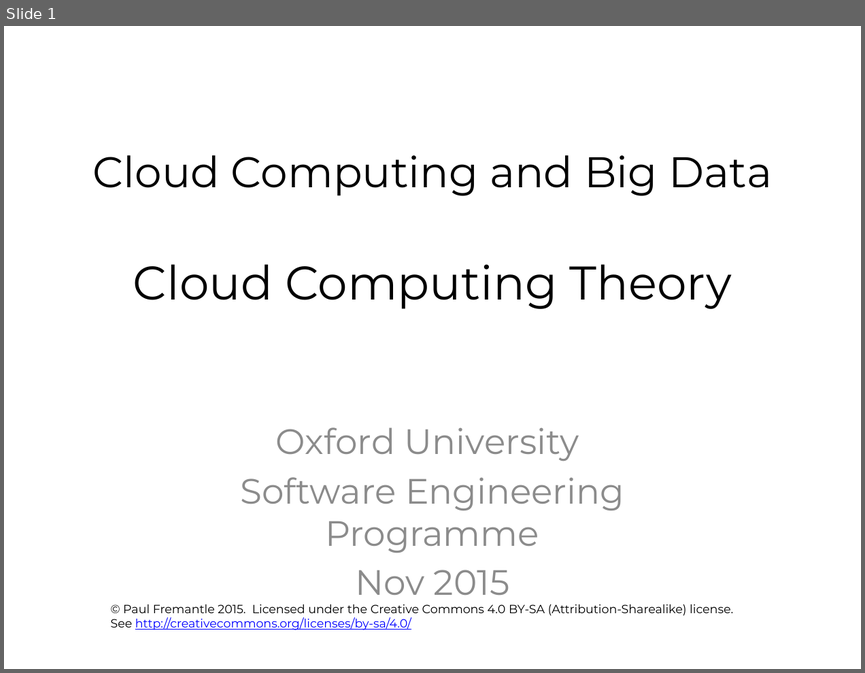
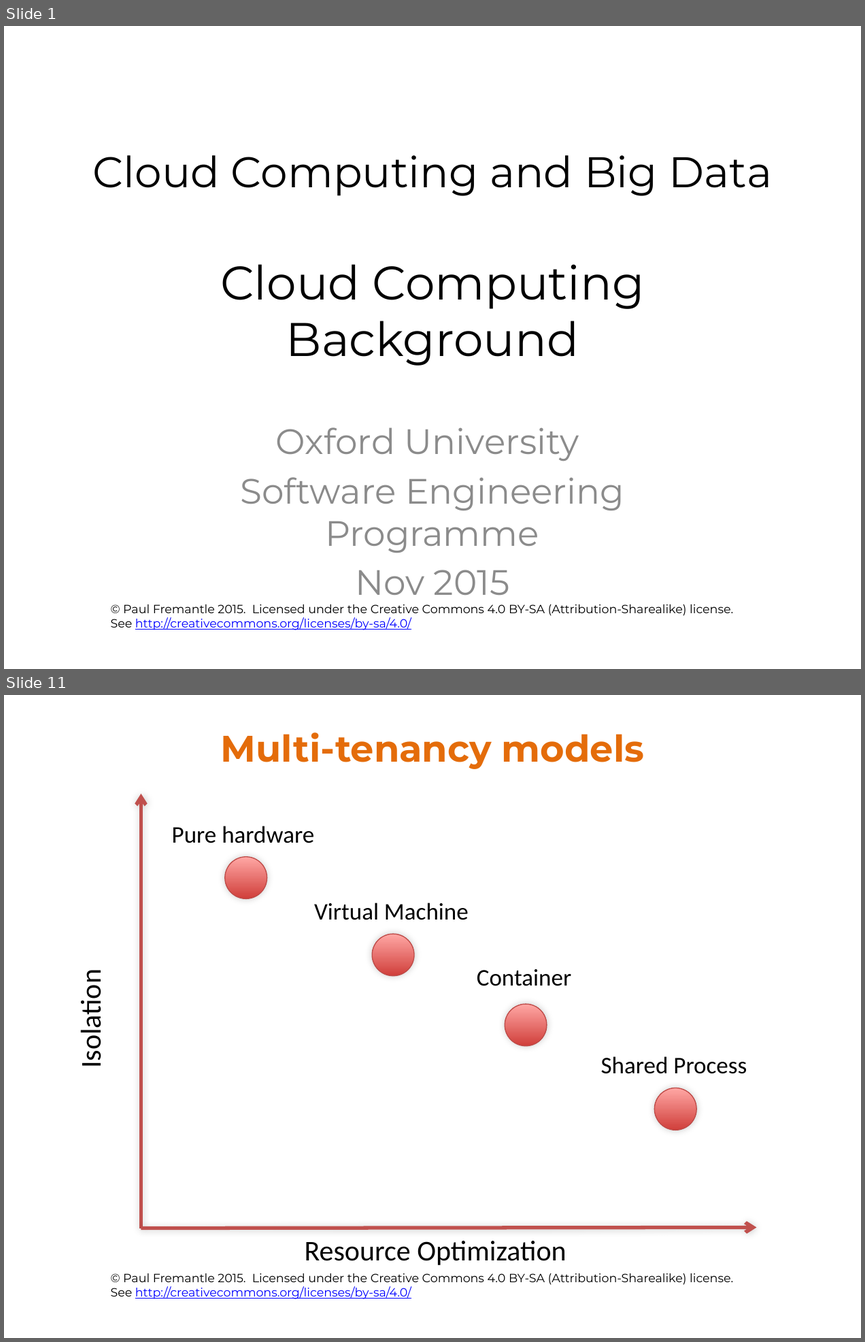
Before and after one commit to pzfreo/ox-clo, a slide deck: pres-source/03-cloud-computing-theory.pptx. Shown one above the other, each under a label of ours: slide 1 before the commit, slides 1 and 11 after it; the slides between them are not shown. The pictures are 865x673 and 865x1342 pixels, drawn with LibreOffice and Linux fonts; fonts in the diff are those of the drawing; background and template pictures are left out. Boxes give left, top, right and bottom in pixels: in the first picture for what was removed or moved away, otherwise in the second. Text is boxed around its words. In the diff, an @@ line names an element or a change of style, - is before the commit and + after.

```diff
--- a/pres-source/03-cloud-computing-theory.pptx
+++ b/pres-source/03-cloud-computing-theory.pptx
@@ slide 11 added at bbox=[4, 695, 861, 1338], background #FFFFFF; not listed: 1 template element that a slide beside it also shows @@
@@ title added at bbox=[221, 732, 644, 769], 31 pt, text #E46C0A, bold @@
+Multi-tenancy models
@@ group added at bbox=[73, 794, 756, 1265]: 6 texts, 4 ellipses, 2 arrows @@
+Isolation
+Resource Optimization
+Pure hardware
+Virtual Machine
+Container
+Shared Process
@@ slide 1 changed as well @@
@@ title at bbox=[93, 155, 772, 365]: text changed @@
-Cloud Computing and Big Data
-Cloud Computing Theory
+Cloud Computing and Big Data
+Cloud Computing
+Background
```
Also in this commit, not shown: 1 other slide changed, 30 other slides added, 1 slide removed.
